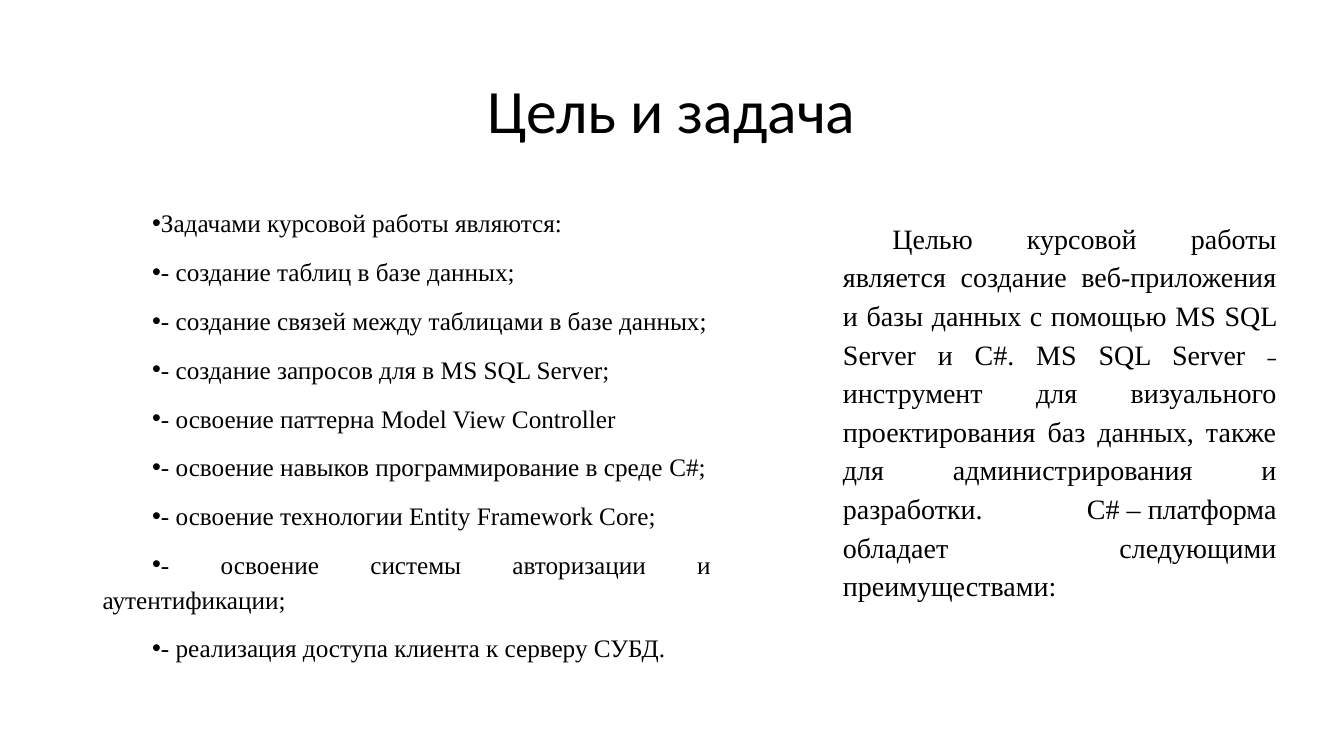
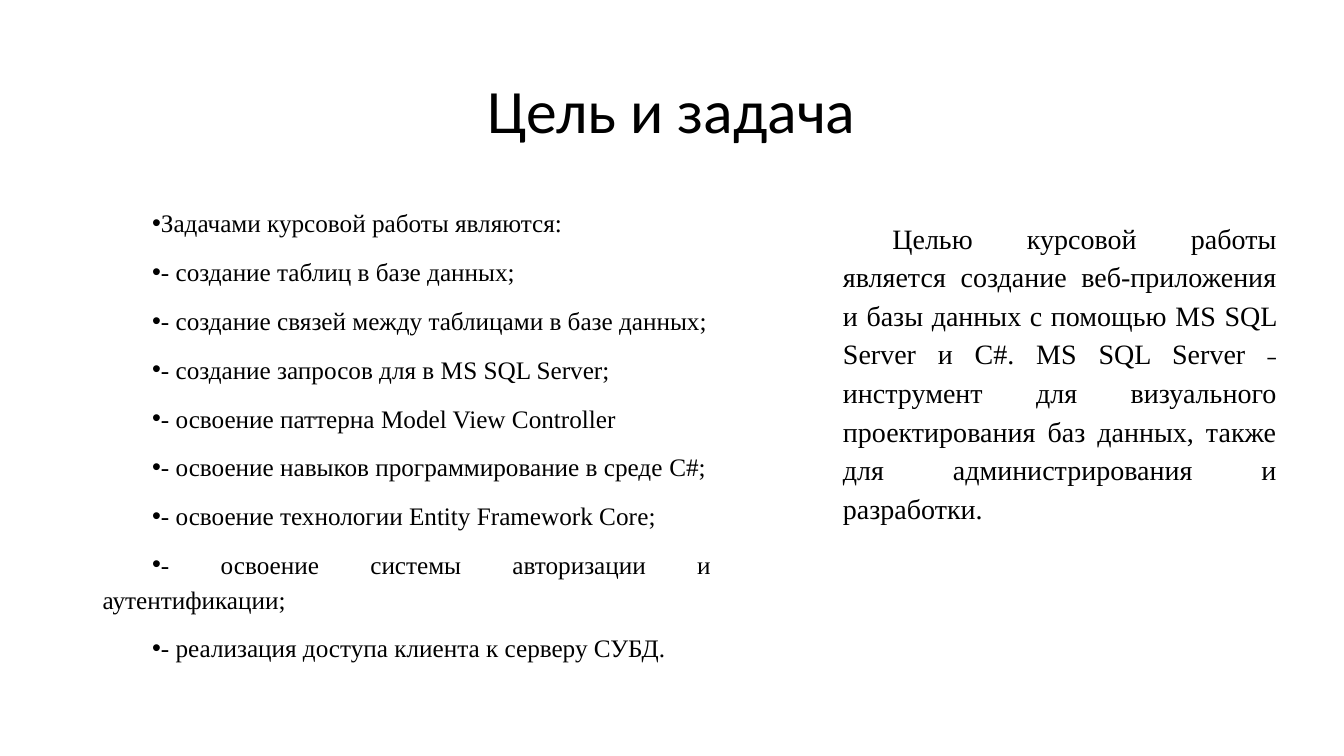
Before and after one commit to deserof/PSP, a slide deck: slide 2 of Course work/defense.pptx. Drawn at 1344x756 pixels with LibreOffice and Linux fonts; fonts in the diff are those of the drawing. Boxes give left, top, right and bottom in pixels: in the first picture for what was removed or moved away, otherwise in the second. Text is boxed around its words. In the diff, an @@ line names an element or a change of style, - is before the commit and + after.

```diff
--- a/Course work/defense.pptx
+++ b/Course work/defense.pptx
@@ text at (x1=843, y1=229, x2=1278, y2=525): text changed @@
-Целью курсовой работы является создание веб-приложения и базы данных с помощью MS SQL Server и C#. MS SQL Server ˗ инструмент для визуального проектирования баз данных, также для администрирования и разработки. С# – платформа обладает следующими преимуществами:
+Целью курсовой работы является создание веб-приложения и базы данных с помощью MS SQL Server и C#. MS SQL Server ˗ инструмент для визуального проектирования баз данных, также для администрирования и разработки.
```
Also in this commit, not shown: 34 other files.
